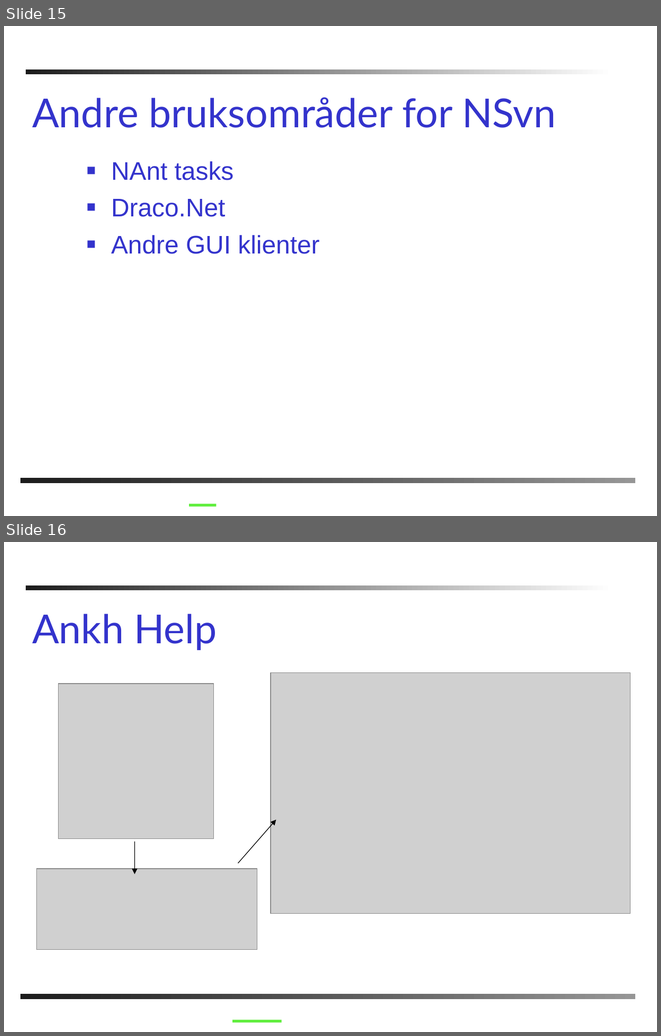
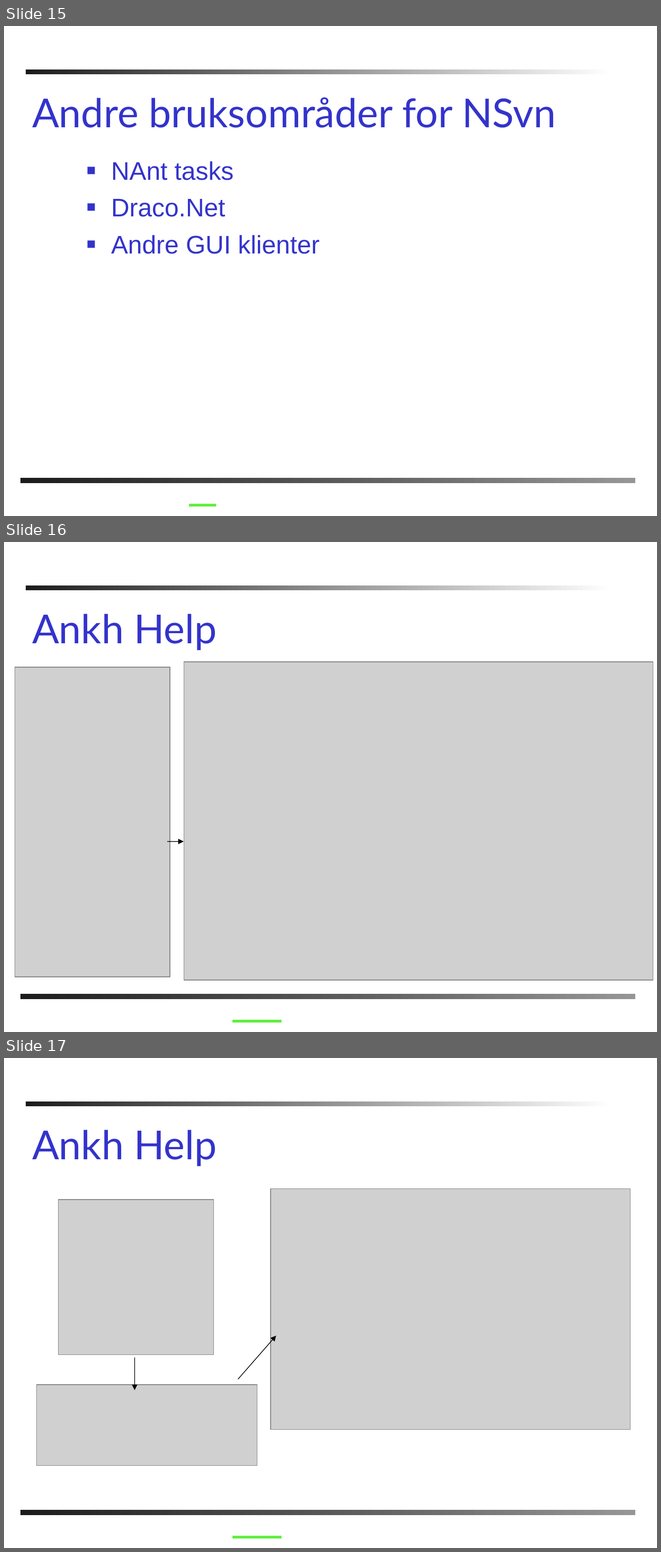
Before and after one commit to AnkhSVN/AnkhSVN, a slide deck: doc/powerpoint/Subversion_addin_for_VS.NET.ppt. Shown one above the other, each under a label of ours: slides 15 and 16 before the commit, slides 15, 16 and 17 after it. The pictures are 661x1036 and 661x1552 pixels, drawn with LibreOffice and Linux fonts; fonts in the diff are those of the drawing; grey boxes stand for pictures; background and template pictures are left out. Boxes give left, top, right and bottom in pixels: in the first picture for what was removed or moved away, otherwise in the second. Text is boxed around its words. In the diff, an @@ line names an element or a change of style, - is before the commit and + after.

```diff
--- a/doc/powerpoint/Subversion_addin_for_VS.NET.ppt
+++ b/doc/powerpoint/Subversion_addin_for_VS.NET.ppt
@@ slide 16 added at <box>4,542,657,1032</box>, background #FFFFFF; not listed: 2 template elements that a slide beside it also shows @@
@@ title added at <box>32,614,217,650</box>, 44 pt, text #3333CC @@
+Ankh Help
@@ picture added at <box>15,668,170,977</box> @@
@@ picture added at <box>17,668,170,972</box> @@
@@ picture added at <box>184,661,653,979</box> @@
@@ arrow added from (167, 841) to (184, 841), #000000 0.74 pt @@
@@ line added from (232, 1021) to (282, 1021), #60EE3E 3 pt @@
@@ what was slide 16 is now slide 17 @@
```
Also in this commit, not shown: 6 slides changed.
